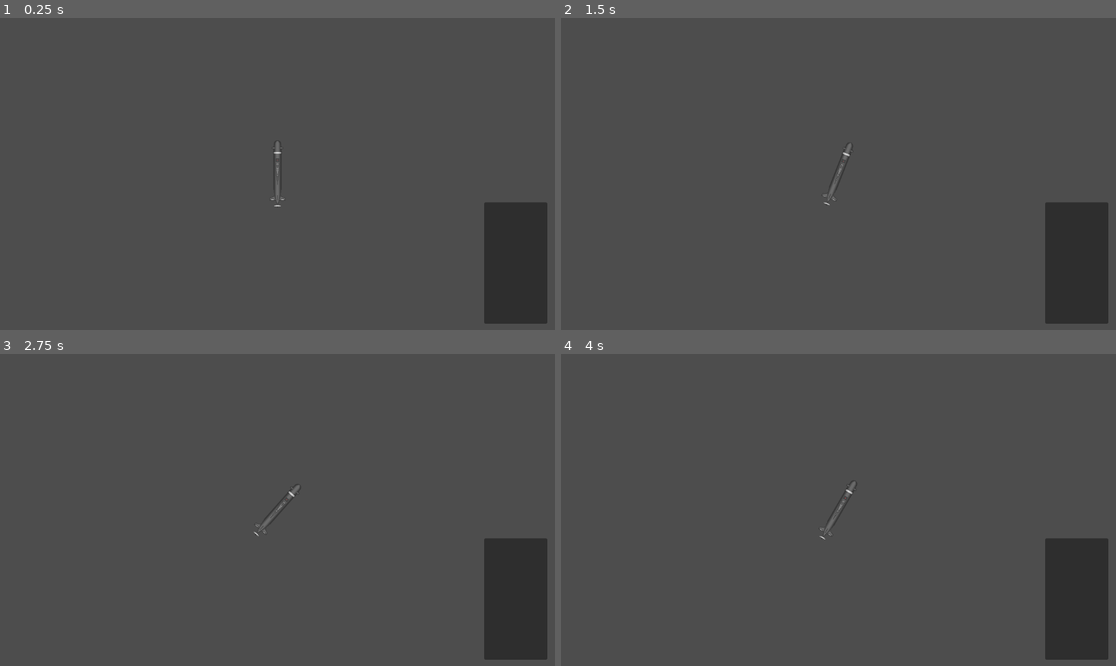
Above: before the commit, frames 1-4 (two rows, left to right).
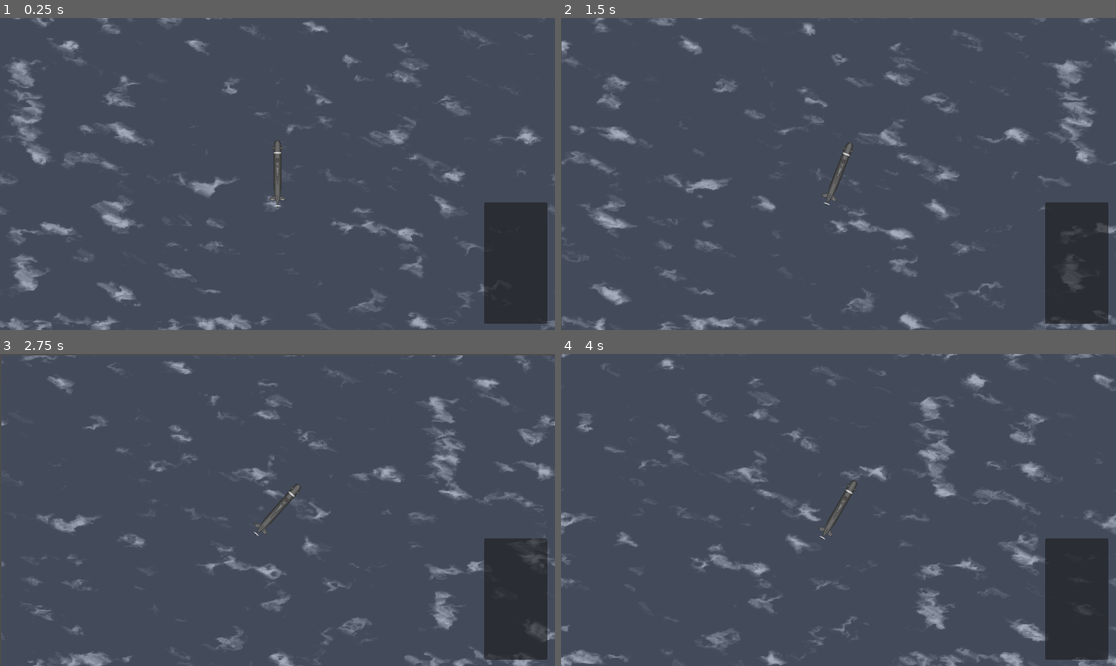
Above: after the commit, the same moments.

Repository: MasterOktagon/U-251
Game: Godot game, scene res://game.tscn
The game is run twice, just before and just after one commit, with the same random seed, the same clock (stepped at 60 frames per second) and the same inputs.
Inputs:
- Up to frame 1 (0.25 s): no input
- Up to frame 2 (1.5 s): hold D 0.53-1.28 s; hold S from 1.28 s (still down)
- Up to frame 3 (2.75 s): release S at 2.03 s; hold D from 2.03 s (still down)
- Up to frame 4 (4 s): release D at 2.78 s; hold W 2.78-3.53 s; hold A from 3.53 s (still down)

The runs differ from the first frame. In frame 1, 9.7% of the frame differs, in the area x 0-100%, y 0-100%; in frame 2, 9.4%; in frame 3, 8.8%; in frame 4, 9.6%.

Commit message:
ADD: water background to game.tscn

Diff:
--- /dev/null
+++ b/assets/shaders/map.gdshader
@@ -0,0 +1,50 @@
+
+shader_type canvas_item;
+
+uniform sampler2D SCREEN_TEXTURE : hint_screen_texture, repeat_enable, filter_nearest;
+
+group_uniforms water;
+uniform sampler2D waterNoise : repeat_enable, filter_nearest;
+uniform sampler2D waterDistortionNoise : repeat_enable, filter_nearest;
+uniform vec4 waterColor : source_color = vec4(0.117, 0.27, 0.58, 1);
+uniform float colorCorection : hint_range(0.0, 1.0, 0.01) = 0.35;
+
+group_uniforms water_waves;
+uniform float distortionForce : hint_range(0.00, .1, 0.001) = .01;
+uniform float WDBrightness : hint_range(0, 3, 0.05) = 1.5;
+uniform float WDFreq : hint_range(0.2, .9, 0.05) = 0.6;
+uniform float WDSize : hint_range(0.6, 1.2, 0.05) = .9;
+uniform float WDSpeed : hint_range(1, 20, 0.05) = 4;
+uniform vec2 tiling = vec2(1);
+uniform vec2 offSetSpeed = vec2(.1);
+
+group_uniforms BG_distortion;
+uniform float backGroundDirX : hint_range(-0.1, 0.1) = 0.01;
+uniform float backGroundDirY : hint_range(-0.1, 0.1) = 0.01;
+
+void fragment() {
+	vec4 color = vec4(waterColor.rgb , 1);
+
+	vec2 noiseUV = UV * tiling + offSetSpeed * TIME;
+	float noiseValue = texture(waterDistortionNoise, noiseUV).r;
+
+	vec2 waterUV = UV * tiling;
+	waterUV.x += offSetSpeed.x * TIME;
+	waterUV.y += cos(TIME * min(1., offSetSpeed.y)) * 0.01;
+	waterUV = waterUV + noiseValue * distortionForce * WDSpeed;
+
+
+	vec4 noiseColor = texture(waterNoise, waterUV);
+	float intensity = smoothstep(WDFreq, WDSize, noiseColor.r);
+	color.rgb += intensity * vec3(WDBrightness);
+
+	vec2 backGroundUV = SCREEN_UV;
+	backGroundUV.x += noiseValue * backGroundDirX;
+	backGroundUV.y += noiseValue * backGroundDirY;
+
+
+	color = mix(texture(SCREEN_TEXTURE, backGroundUV),color, 0.2);
+
+	COLOR = mix(color, waterColor, colorCorection);
+
+}
--- a/game.tscn
+++ b/game.tscn
@@ -1,9 +1,50 @@
-[gd_scene load_steps=3 format=3 uid="uid://c1txu8c4uik64"]
+[gd_scene load_steps=11 format=3 uid="uid://c1txu8c4uik64"]
 
 [ext_resource type="PackedScene" uid="uid://ltm6os276xx6" path="res://scenes/height.tscn" id="1_80nbo"]
+[ext_resource type="Shader" uid="uid://c8poukl35wv77" path="res://assets/shaders/map.gdshader" id="1_feb5d"]
 [ext_resource type="PackedScene" uid="uid://cow2i2nhhp4s2" path="res://scenes/player.tscn" id="2_e2o6t"]
+[ext_resource type="Script" uid="uid://cdv8hf5016som" path="res://terrain.gd" id="2_fc0e3"]
+
+[sub_resource type="FastNoiseLite" id="FastNoiseLite_paxxb"]
+noise_type = 3
+frequency = 0.0617
+
+[sub_resource type="NoiseTexture2D" id="NoiseTexture2D_gldc4"]
+noise = SubResource("FastNoiseLite_paxxb")
+
+[sub_resource type="FastNoiseLite" id="FastNoiseLite_0cso3"]
+noise_type = 3
+frequency = 0.0248
+
+[sub_resource type="NoiseTexture2D" id="NoiseTexture2D_2klcf"]
+seamless = true
+seamless_blend_skirt = 0.159
+noise = SubResource("FastNoiseLite_0cso3")
+
+[sub_resource type="ShaderMaterial" id="ShaderMaterial_fc0e3"]
+shader = ExtResource("1_feb5d")
+shader_parameter/waterNoise = SubResource("NoiseTexture2D_2klcf")
+shader_parameter/waterDistortionNoise = SubResource("NoiseTexture2D_gldc4")
+shader_parameter/waterColor = Color(0.117, 0.27, 0.58, 1)
+shader_parameter/colorCorection = 0.0
+shader_parameter/distortionForce = 0.01
+shader_parameter/WDBrightness = 1.95
+shader_parameter/WDFreq = 0.6
+shader_parameter/WDSize = 0.9
+shader_parameter/WDSpeed = 4.0
+shader_parameter/tiling = Vector2(1, 1)
+shader_parameter/offSetSpeed = Vector2(0.1, 0.1)
+shader_parameter/backGroundDirX = 0.023
+shader_parameter/backGroundDirY = 0.01
+
+[sub_resource type="CanvasTexture" id="CanvasTexture_e2o6t"]
 
 [node name="Game" type="Node2D"]
+
+[node name="Terrain" type="Sprite2D" parent="."]
+material = SubResource("ShaderMaterial_fc0e3")
+texture = SubResource("CanvasTexture_e2o6t")
+script = ExtResource("2_fc0e3")
 
 [node name="Player" parent="." instance=ExtResource("2_e2o6t")]
 
--- a/scenes/map.tscn
+++ b/scenes/map.tscn
@@ -1,6 +1,47 @@
-[gd_scene load_steps=2 format=3 uid="uid://objm3tdls3ao"]
+[gd_scene load_steps=9 format=3 uid="uid://objm3tdls3ao"]
 
 [ext_resource type="Script" uid="uid://vi8gfkyxhu5x" path="res://scripts/map.gd" id="1_4xfga"]
+[ext_resource type="Shader" uid="uid://c8poukl35wv77" path="res://assets/shaders/map.gdshader" id="2_paxxb"]
+
+[sub_resource type="FastNoiseLite" id="FastNoiseLite_paxxb"]
+noise_type = 3
+frequency = 0.0617
+
+[sub_resource type="NoiseTexture2D" id="NoiseTexture2D_gldc4"]
+noise = SubResource("FastNoiseLite_paxxb")
+
+[sub_resource type="FastNoiseLite" id="FastNoiseLite_0cso3"]
+noise_type = 3
+frequency = 0.0248
+
+[sub_resource type="NoiseTexture2D" id="NoiseTexture2D_2klcf"]
+seamless = true
+seamless_blend_skirt = 0.159
+noise = SubResource("FastNoiseLite_0cso3")
+
+[sub_resource type="ShaderMaterial" id="ShaderMaterial_gldc4"]
+shader = ExtResource("2_paxxb")
+shader_parameter/waterNoise = SubResource("NoiseTexture2D_2klcf")
+shader_parameter/waterDistortionNoise = SubResource("NoiseTexture2D_gldc4")
+shader_parameter/waterColor = Color(0.117, 0.27, 0.58, 1)
+shader_parameter/colorCorection = 0.0
+shader_parameter/distortionForce = 0.01
+shader_parameter/WDBrightness = 1.95
+shader_parameter/WDFreq = 0.6
+shader_parameter/WDSize = 0.9
+shader_parameter/WDSpeed = 4.0
+shader_parameter/tiling = Vector2(1, 1)
+shader_parameter/offSetSpeed = Vector2(0.1, 0.1)
+shader_parameter/backGroundDirX = 0.023
+shader_parameter/backGroundDirY = 0.01
+
+[sub_resource type="CanvasTexture" id="CanvasTexture_0cso3"]
 
 [node name="Map" type="Node2D"]
 script = ExtResource("1_4xfga")
+
+[node name="Sprite2D" type="Sprite2D" parent="."]
+material = SubResource("ShaderMaterial_gldc4")
+position = Vector2(242.75, 152.75)
+scale = Vector2(482.5, 306.5)
+texture = SubResource("CanvasTexture_0cso3")
--- a/scripts/map.gd
+++ b/scripts/map.gd
@@ -1,6 +1,6 @@
 extends Node2D
 
-var heightmap : PackedColorArray = PackedColorArray(preload("res://assets/heightmap/VirginLands.png").get_image().get_data())
+var heightmap : PackedColorArray = []#PackedColorArray(preload("res://assets/heightmap/VirginLands.png").get_image().get_data())
 
 func _ready() -> void:
 	pass
--- /dev/null
+++ b/terrain.gd
@@ -0,0 +1,6 @@
+extends Sprite2D
+
+
+func _process(delta: float) -> void:
+	scale = get_viewport_rect().size
+	position = $"../Player".position
Not shown, added: assets/shaders/map.gdshader.uid
Not shown, added: terrain.gd.uid
